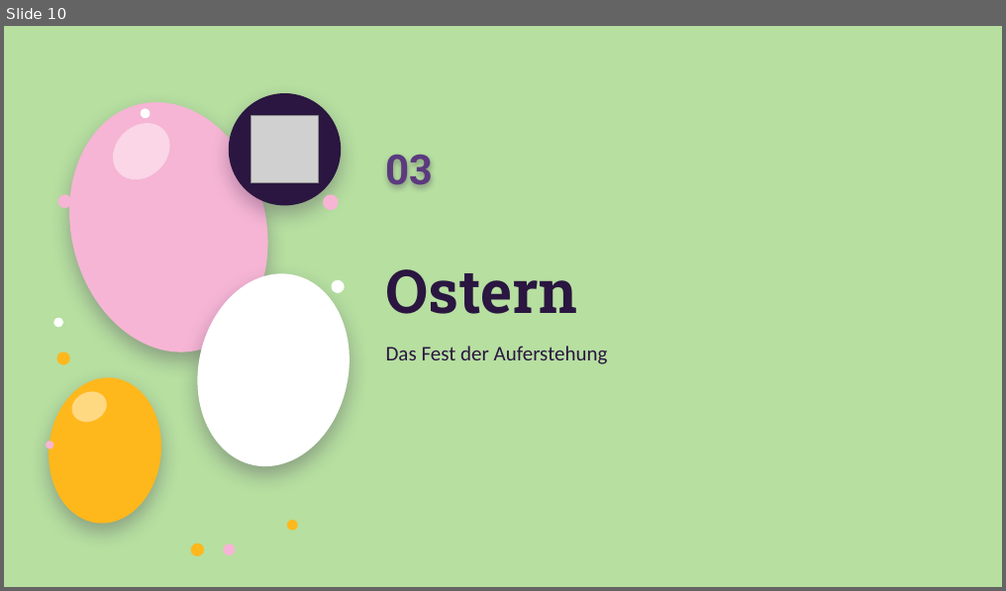
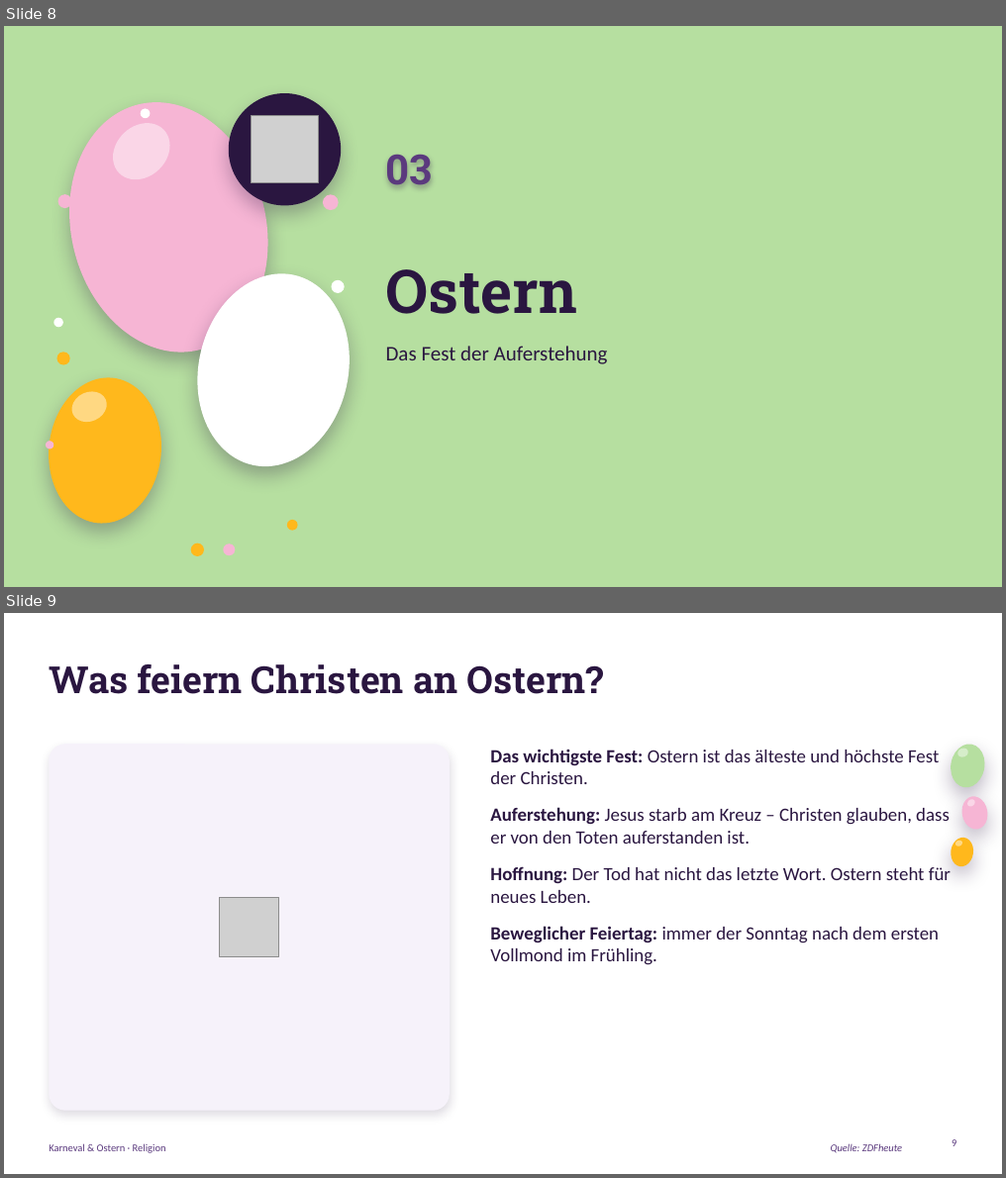
Before and after one commit to Flxrian/Erinnerung, a slide deck: Karneval_und_Ostern.pptx. Shown one above the other, each under a label of ours: slide 10 before the commit, slides 8 and 9 after it. The pictures are 1006x591 and 1006x1178 pixels, drawn with LibreOffice and Linux fonts; fonts in the diff are those of the drawing; grey boxes stand for pictures. Boxes give left, top, right and bottom in pixels: in the first picture for what was removed or moved away, otherwise in the second. Text is boxed around its words. In the diff, an @@ line names an element or a change of style, - is before the commit and + after.

```diff
--- a/Karneval_und_Ostern.pptx
+++ b/Karneval_und_Ostern.pptx
@@ slide 9 added at (4, 613, 1002, 1174), background #FFFFFF @@
@@ title added at (49, 664, 604, 694), 36 pt, text #2A1640, bold @@
+Was feiern Christen an Ostern?
@@ rounded rectangle added at (49, 744, 450, 1111), fill #F6F2FA @@
@@ text added at (490, 749, 950, 965), 18 pt, text #2A1640 @@
+• Das wichtigste Fest: Ostern ist das älteste und höchste Fest der Christen.
+• Auferstehung: Jesus starb am Kreuz – Christen glauben, dass er von den Toten auferstanden ist.
+• Hoffnung: Der Tod hat nicht das letzte Wort. Ostern steht für neues Leben.
+• Beweglicher Feiertag: immer der Sonntag nach dem ersten Vollmond im Frühling.
@@ ellipse added at (947, 742, 988, 790), fill #B6DFA0 @@
@@ ellipse added at (956, 747, 969, 759), fill #FFFFFF at 45% opacity @@
@@ ellipse added at (959, 794, 990, 832), fill #F6B5D4 @@
@@ ellipse added at (966, 797, 977, 808), fill #FFFFFF at 45% opacity @@
@@ ellipse added at (949, 836, 975, 868), fill #FFB81C @@
@@ ellipse added at (954, 840, 964, 848), fill #FFFFFF at 45% opacity @@
@@ picture added at (220, 897, 279, 958) @@
@@ text added at (49, 1144, 166, 1154), 10 pt, text #5B3A7E @@
+Karneval & Ostern · Religion
@@ text added at (831, 1144, 902, 1154), 10 pt, text #5B3A7E, italic @@
+Quelle: ZDFheute
@@ page number added at (951, 1140, 956, 1147), 10 pt, text #5B3A7E @@
+9
@@ what was slide 10 is now slide 8 @@
```
Also in this commit, not shown: 6 slides changed, 10 other slides added, 9 slides removed.
